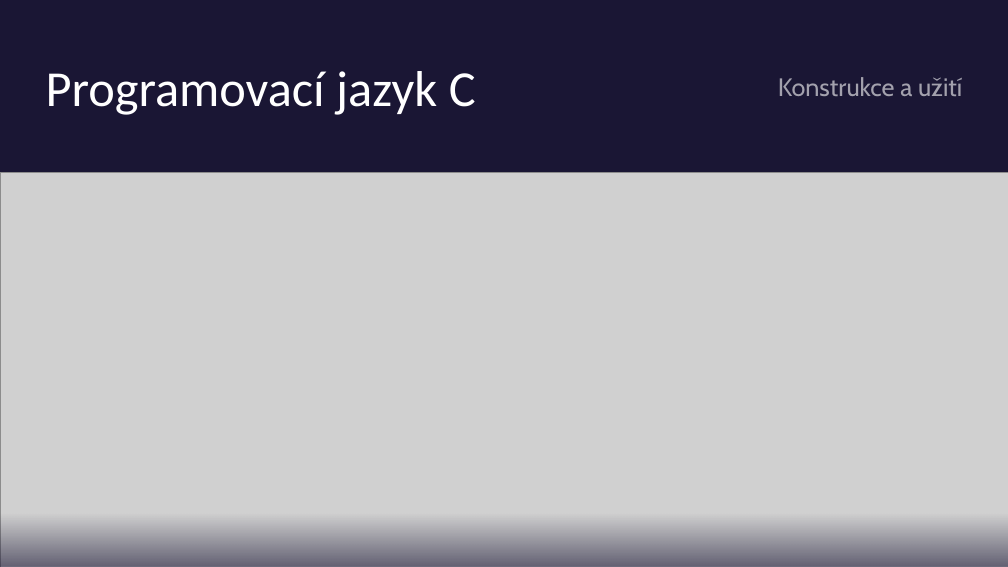
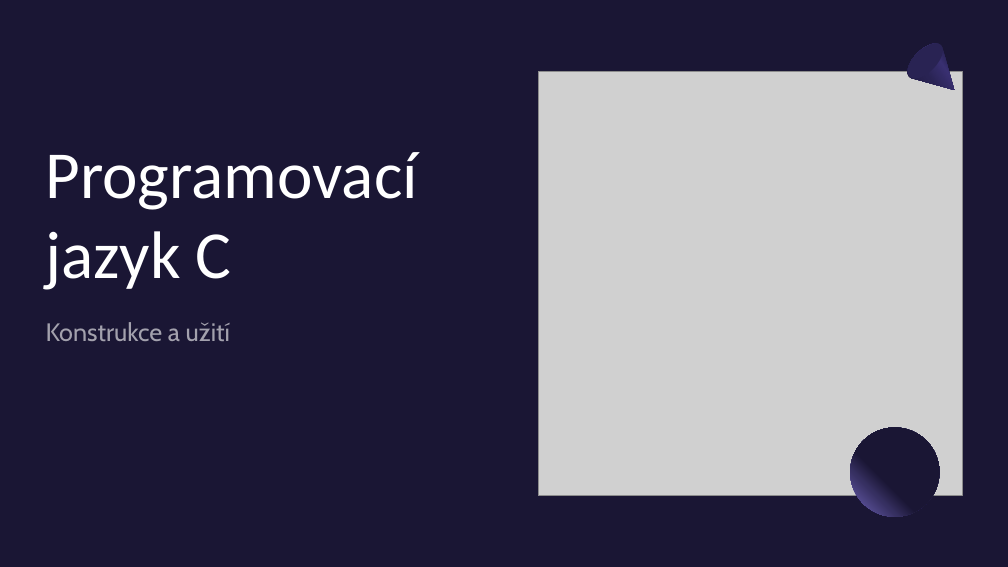
Before and after one commit to KokosHraje/C-VDAPrezentace, a slide deck: slide 1 of Programovací-jazyk-C.pptx. Drawn at 1008x567 pixels with LibreOffice and Linux fonts; fonts in the diff are those of the drawing; grey boxes stand for pictures. Boxes give left, top, right and bottom in pixels: in the first picture for what was removed or moved away, otherwise in the second. Text is boxed around its words. In the diff, an @@ line names an element or a change of style, - is before the commit and + after.

```diff
--- a/Programovací-jazyk-C.pptx
+++ b/Programovací-jazyk-C.pptx
@@ title "Programovací jazyk C" at <box>46,152,418,290</box>: size 48 to 64 pt; vertical alignment middle to bottom @@
@@ freeform shape added at <box>902,37,970,106</box>, fill gradient #292353 to #393071 to #1A1634 @@
@@ ellipse added at <box>902,37,949,85</box>, fill #292353 @@
@@ picture: place and size @@
-picture at <box>0,172,1008,567</box>
+picture at <box>538,71,963,495</box>
@@ subtitle "Konstrukce a užití": place and size @@
-subtitle "Konstrukce a užití" at <box>778,77,962,96</box>
+subtitle "Konstrukce a užití" at <box>46,322,230,341</box>
@@ subtitle "Konstrukce a užití" at <box>46,322,230,341</box>: alignment right to left; vertical alignment middle to top @@
@@ ellipse added at <box>851,428,940,517</box>, fill gradient #1A1634 to #7266BE @@
@@ rectangle removed at <box>0,477,1008,567</box> @@
```
Also in this commit, not shown: 7 other slides changed, 2 slides added.
